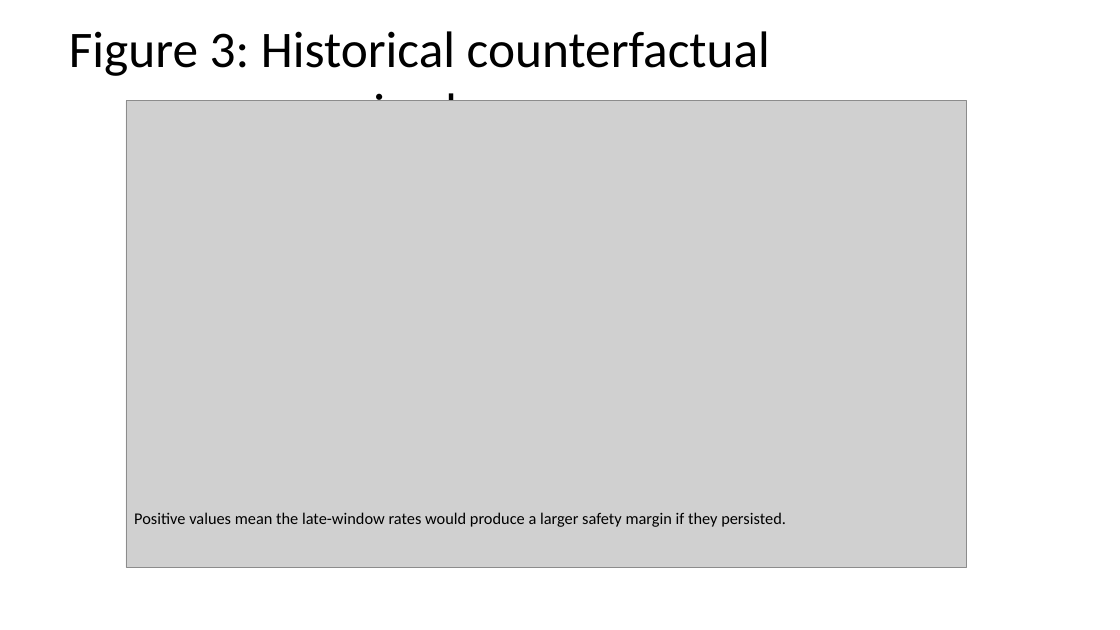
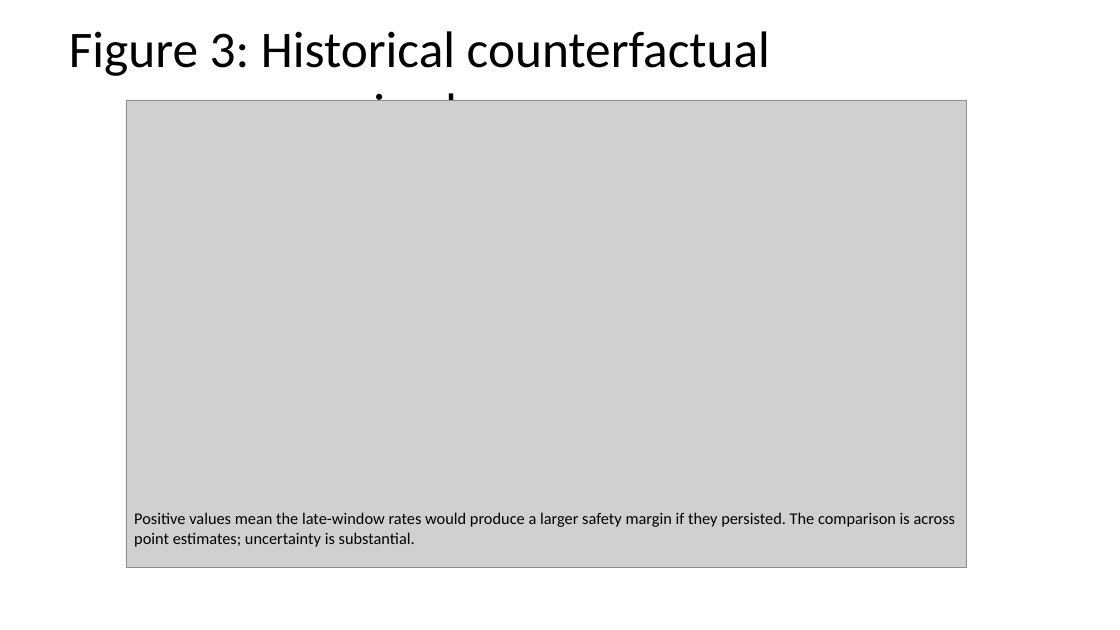
Before and after one commit to bougtoir/heat-accidents-mortality, a slide deck: slide 4 of researcher_mobility_ode/docs/manuscript_full_article_figures.pptx. Drawn at 1120x630 pixels with LibreOffice and Linux fonts; fonts in the diff are those of the drawing; grey boxes stand for pictures. Boxes give left, top, right and bottom in pixels: in the first picture for what was removed or moved away, otherwise in the second. Text is boxed around its words. In the diff, an @@ line names an element or a change of style, - is before the commit and + after.

```diff
--- a/researcher_mobility_ode/docs/manuscript_full_article_figures.pptx
+++ b/researcher_mobility_ode/docs/manuscript_full_article_figures.pptx
@@ text at <box>134,512,956,547</box>: text changed @@
-Positive values mean the late-window rates would produce a larger safety margin if they persisted.
+Positive values mean the late-window rates would produce a larger safety margin if they persisted. The comparison is across point estimates; uncertainty is substantial.
```
Also in this commit, not shown: 8 other slides changed, 45 other files.
